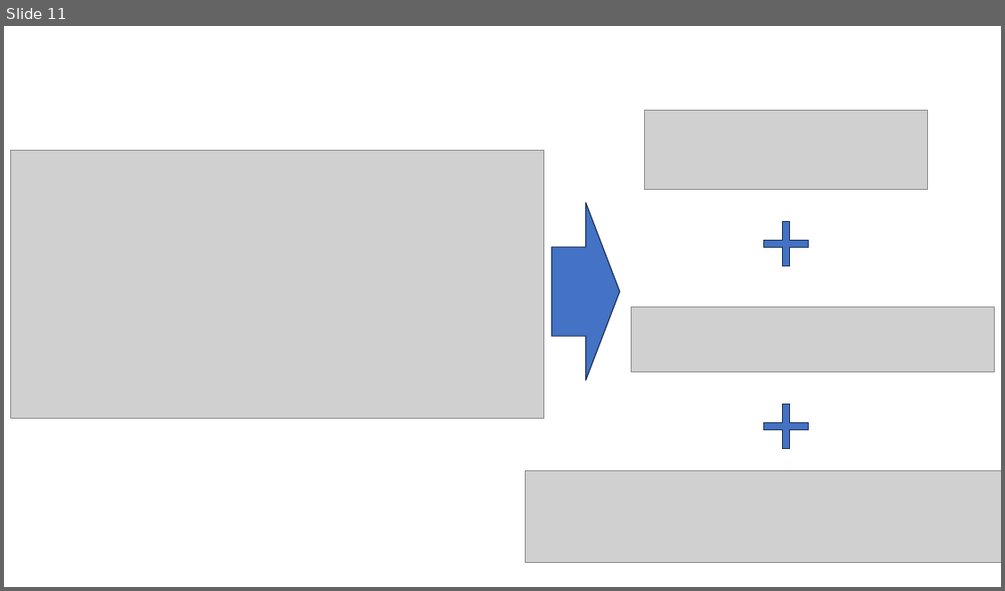
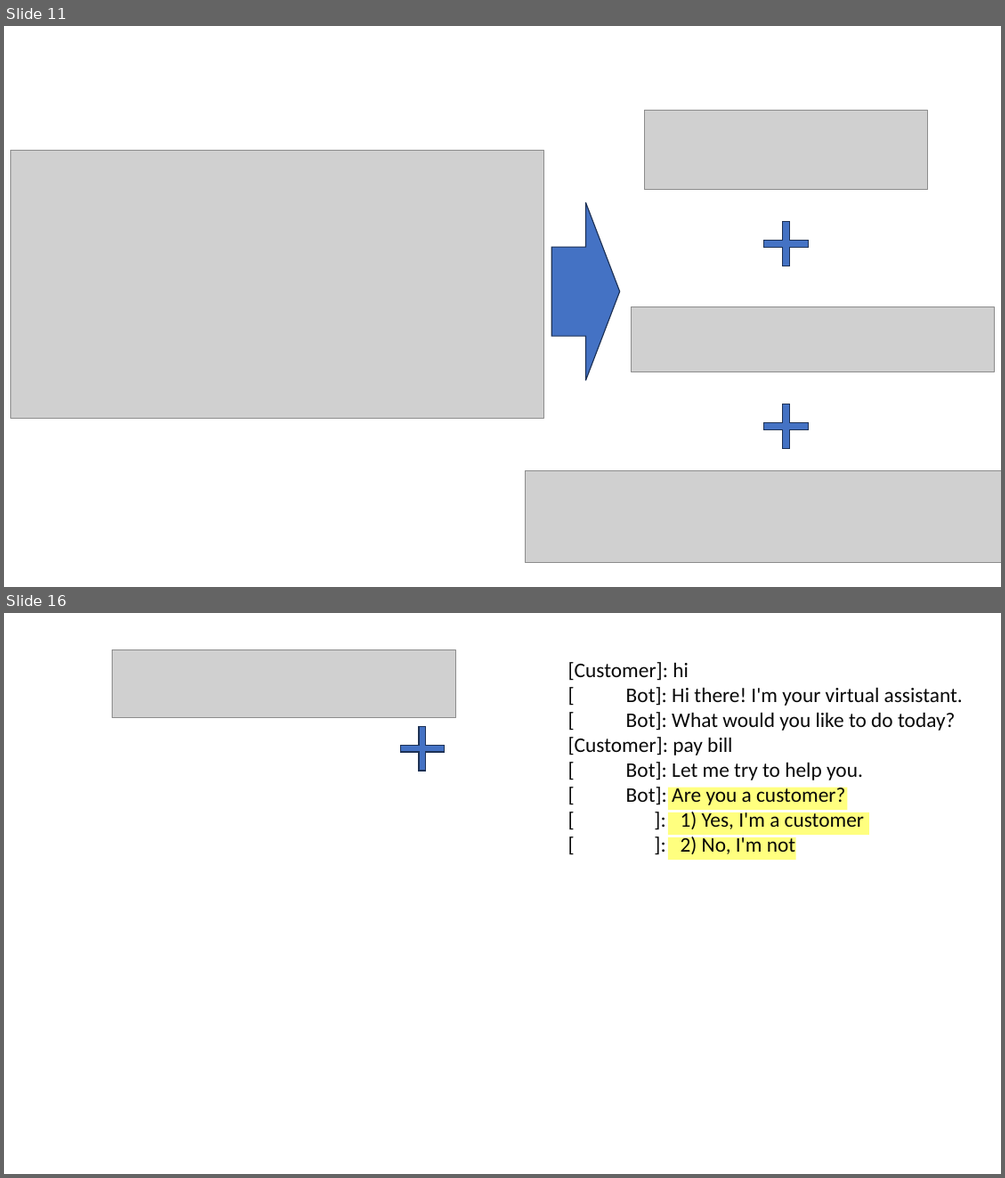
Before and after one commit to LearnWithLlew/TestingBetterWithApprovals.Slides, a slide deck: slides/Testing Better with Approvals.pptx. Shown one above the other, each under a label of ours: slide 11 before the commit, slides 11 and 16 after it; the slides between them are not shown. The pictures are 1005x591 and 1005x1178 pixels, drawn with LibreOffice and Linux fonts; fonts in the diff are those of the drawing; grey boxes stand for pictures. Boxes give left, top, right and bottom in pixels: in the first picture for what was removed or moved away, otherwise in the second. Text is boxed around its words. In the diff, an @@ line names an element or a change of style, - is before the commit and + after.

```diff
--- a/slides/Testing Better with Approvals.pptx
+++ b/slides/Testing Better with Approvals.pptx
@@ slide 16 added at <box>4,613,1001,1174</box>, background #FFFFFF @@
@@ picture added at <box>113,649,455,718</box> @@
@@ group added at <box>568,662,963,860</box>: 3 rectangles, 1 text @@
+[Customer]: hi
+[ Bot]: Hi there! I'm your virtual assistant.
+[ Bot]: What would you like to do today?
+[Customer]: pay bill
+[ Bot]: Let me try to help you.
+[ Bot]: Are you a customer?
+[ ]: 1) Yes, I'm a customer
+[ ]: 2) No, I'm not
@@ plus added at <box>400,727,445,771</box>, fill #4472C4, outline #1E3256 1 pt @@
```
Also in this commit, not shown: 1 slide changed, 4 other slides added, 1 slide removed, 1 other file.
